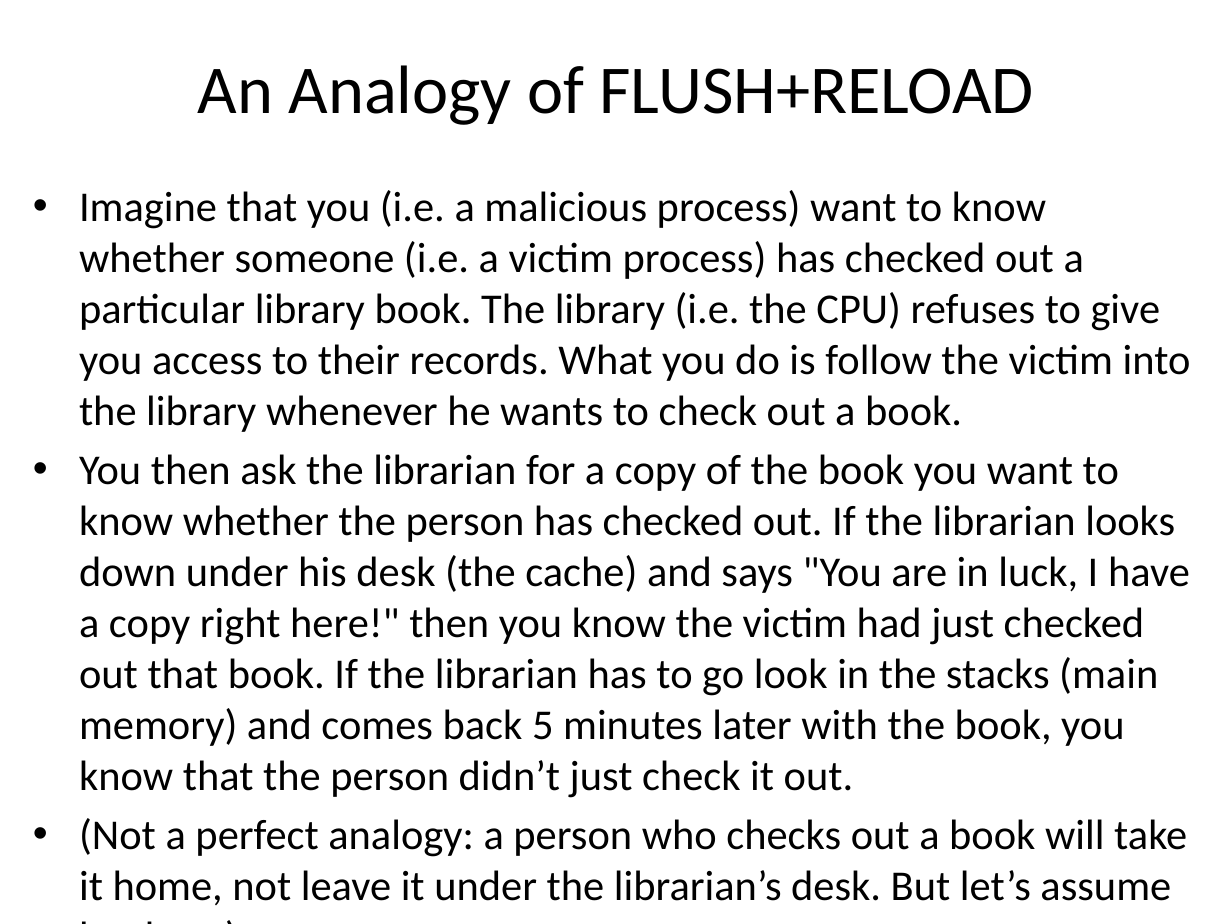
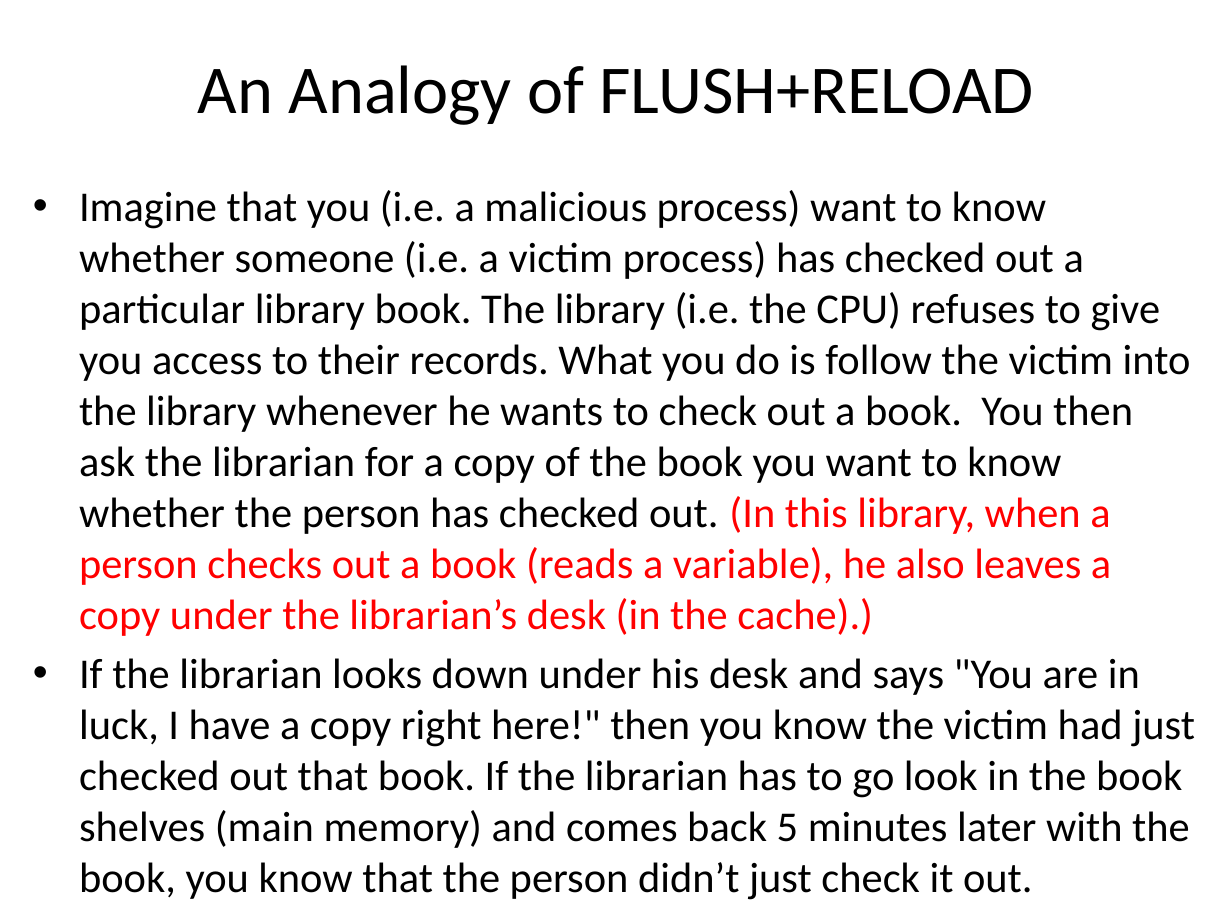
Before and after one commit to gulaoshi/gu.github.io, a slide deck: slide 9 of InfoSec/PPTs/Labs/Lab5-6-Meltdown&Spectre.pptx. Drawn at 1232x924 pixels with LibreOffice and Linux fonts; fonts in the diff are those of the drawing. Boxes give left, top, right and bottom in pixels: in the first picture for what was removed or moved away, otherwise in the second. Text is boxed around its words. In the diff, an @@ line names an element or a change of style, - is before the commit and + after.

```diff
--- a/InfoSec/PPTs/Labs/Lab5-6-Meltdown&Spectre.pptx
+++ b/InfoSec/PPTs/Labs/Lab5-6-Meltdown&Spectre.pptx
@@ text at (79, 190, 1195, 900): text changed @@
-• Imagine that you (i.e. a malicious process) want to know whether someone (i.e. a victim process) has checked out a particular library book. The library (i.e. the CPU) refuses to give you access to their records. What you do is follow the victim into the library whenever he wants to check out a book.
-• You then ask the librarian for a copy of the book you want to know whether the person has checked out. If the librarian looks down under his desk (the cache) and says "You are in luck, I have a copy right here!" then you know the victim had just checked out that book. If the librarian has to go look in the stacks (main memory) and comes back 5 minutes later with the book, you know that the person didn’t just check it out.
-• (Not a perfect analogy: a person who checks out a book will take it home, not leave it under the librarian’s desk. But let’s assume he does.)
+• Imagine that you (i.e. a malicious process) want to know whether someone (i.e. a victim process) has checked out a particular library book. The library (i.e. the CPU) refuses to give you access to their records. What you do is follow the victim into the library whenever he wants to check out a book. You then ask the librarian for a copy of the book you want to know whether the person has checked out. (In this library, when a person checks out a book (reads a variable), he also leaves a copy under the librarian’s desk (in the cache).)
+• If the librarian looks down under his desk and says "You are in luck, I have a copy right here!" then you know the victim had just checked out that book. If the librarian has to go look in the book shelves (main memory) and comes back 5 minutes later with the book, you know that the person didn’t just check it out.
```
Also in this commit, not shown: 1 other slide changed, 5 other files.
